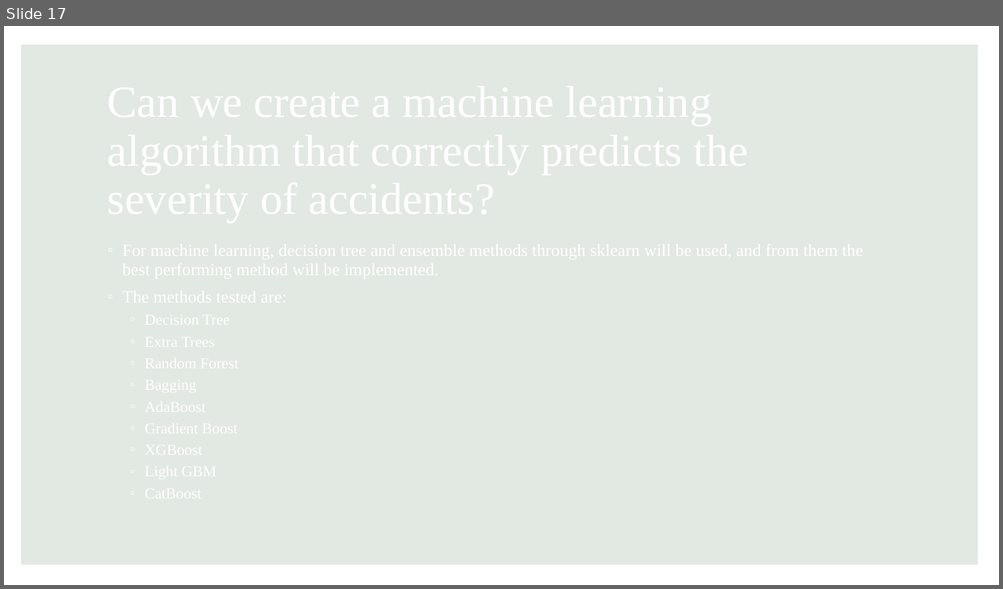
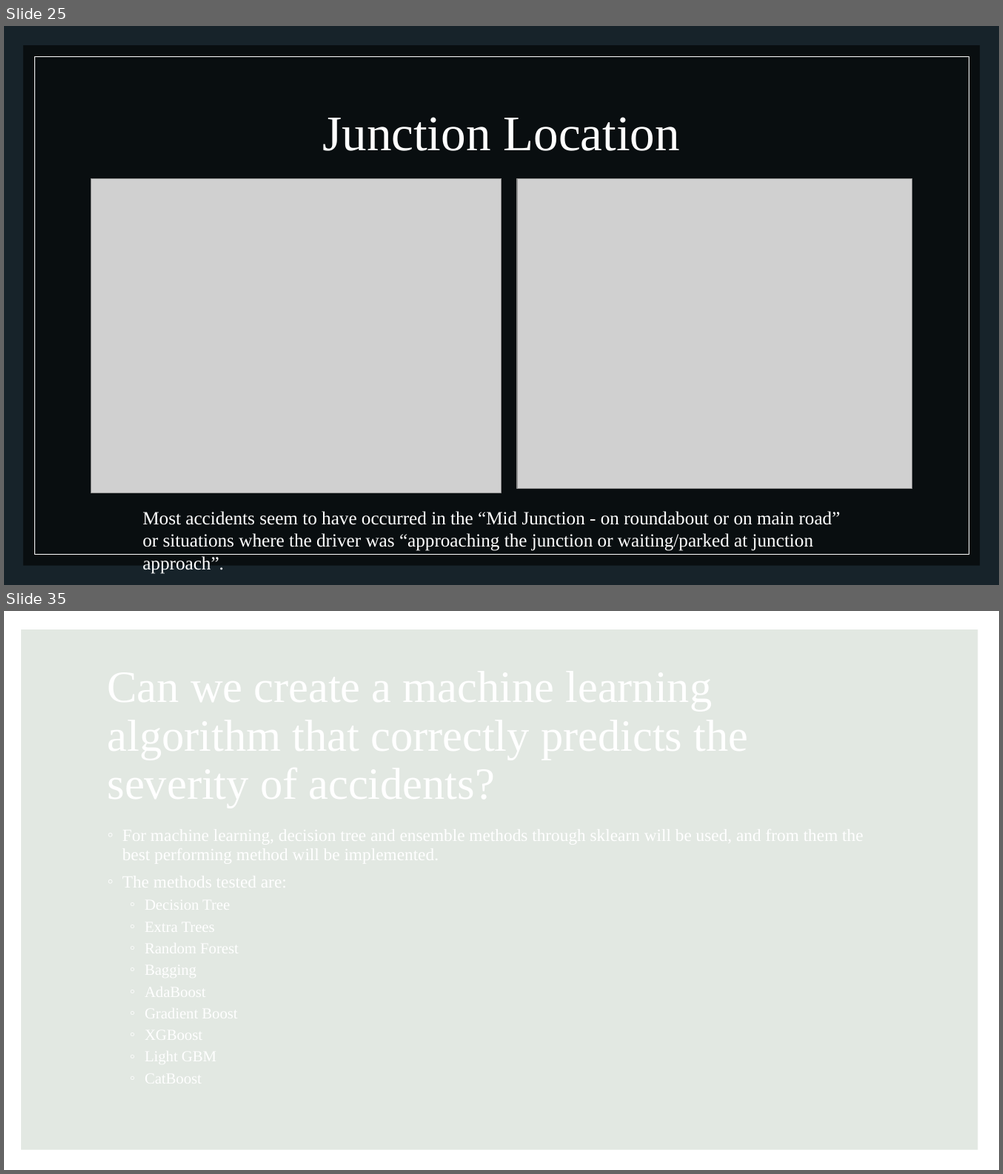
Before and after one commit to GenTaylor/Traffic-Accident-Analysis, a slide deck: Traffic Analysis and Severity Prediction.pptx. Shown one above the other, each under a label of ours: slide 17 before the commit, slides 25 and 35 after it; the slides between them are not shown. The pictures are 1003x589 and 1003x1174 pixels, drawn with LibreOffice and Linux fonts; fonts in the diff are those of the drawing; grey boxes stand for pictures. Boxes give left, top, right and bottom in pixels: in the first picture for what was removed or moved away, otherwise in the second. Text is boxed around its words. In the diff, an @@ line names an element or a change of style, - is before the commit and + after.

```diff
--- a/Traffic Analysis and Severity Prediction.pptx
+++ b/Traffic Analysis and Severity Prediction.pptx
@@ slide 25 added at [4, 26, 999, 585], background #17232A @@
@@ rectangle added at [23, 45, 980, 566], fill #000000 at 60% opacity @@
@@ rectangle added at [34, 56, 969, 555], outline #FFFFFF 0.5 pt @@
@@ title added at [322, 117, 680, 151], 48 pt, text #FFFFFF @@
+Junction Location
@@ picture added at [91, 179, 502, 494] @@
@@ picture added at [518, 179, 912, 490] @@
@@ text added at [142, 511, 840, 551], 18 pt, text #FFFFFF @@
+Most accidents seem to have occurred in the “Mid Junction - on roundabout or on main road” or situations where the driver was “approaching the junction or waiting/parked at junction approach”.
@@ what was slide 17 is now slide 35 @@
```
Also in this commit, not shown: 2 slides changed, 19 other slides added, 2 slides removed.
